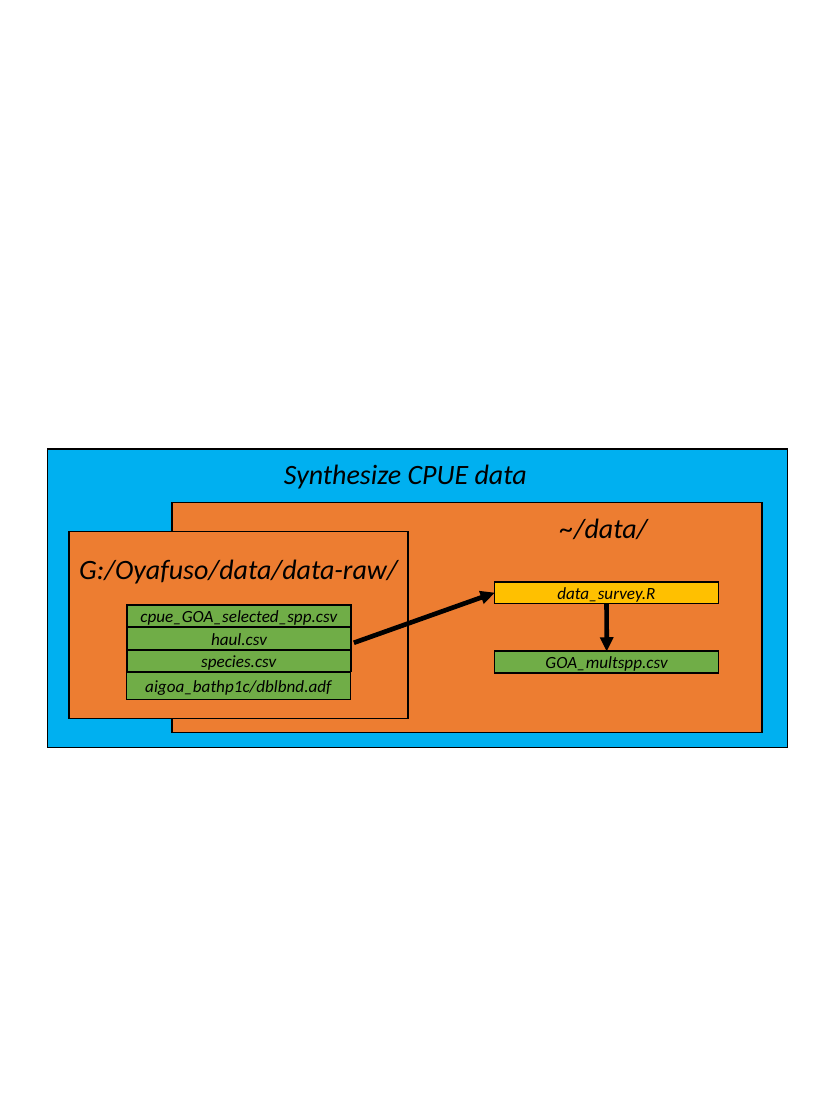
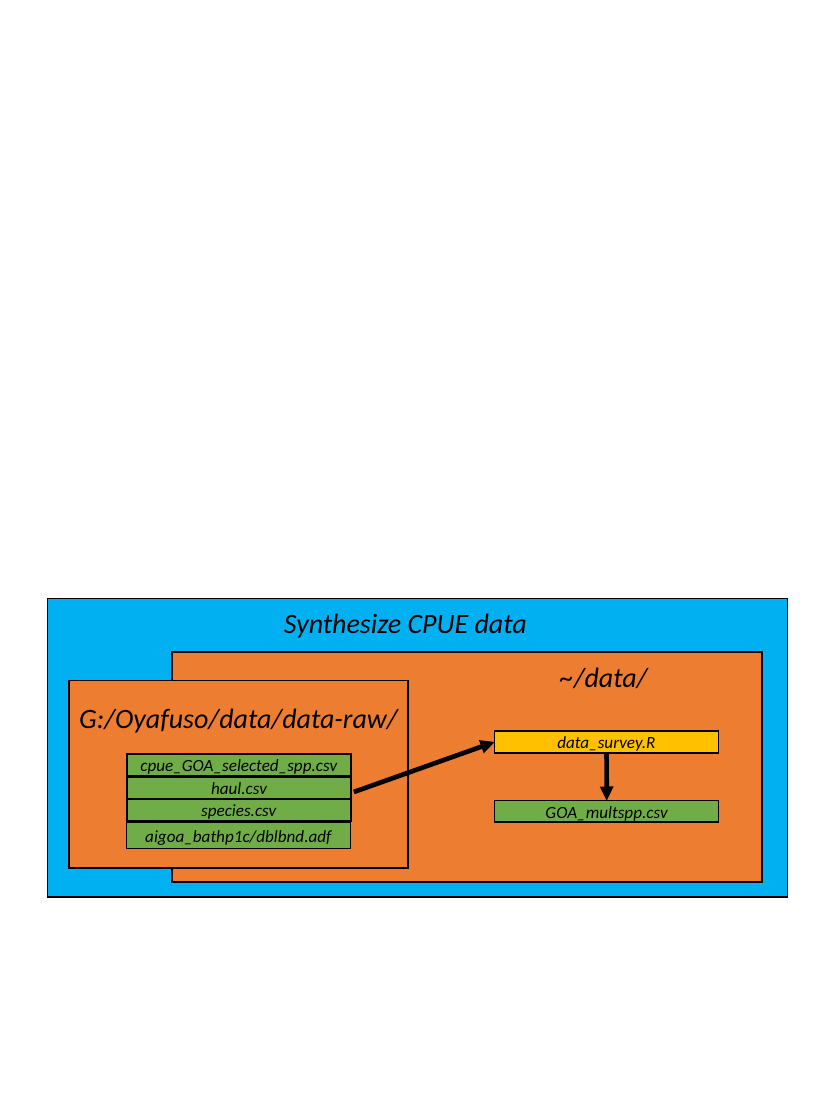
Before and after one commit to zoyafuso-NOAA/MS_OM_GoA, a slide deck: slide 2 of graphics/WorkFlow.pptx. Drawn at 840x1120 pixels with LibreOffice and Linux fonts; fonts in the diff are those of the drawing. Boxes give left, top, right and bottom in pixels: in the first picture for what was removed or moved away, otherwise in the second. Text is boxed around its words. In the diff, an @@ line names an element or a change of style, - is before the commit and + after.

```diff
--- a/graphics/WorkFlow.pptx
+++ b/graphics/WorkFlow.pptx
@@ 9 rectangles, 3 texts, 2 arrows moved together from (x1=47, y1=449, x2=787, y2=748) to (x1=47, y1=598, x2=787, y2=897) @@
```
Also in this commit, not shown: 1 other file.
